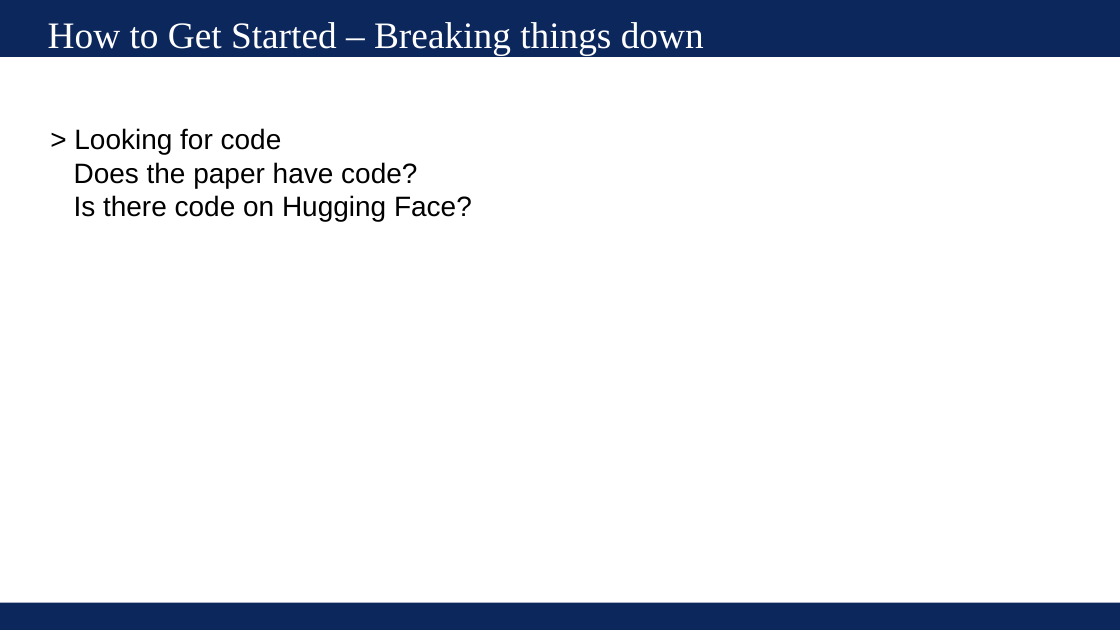
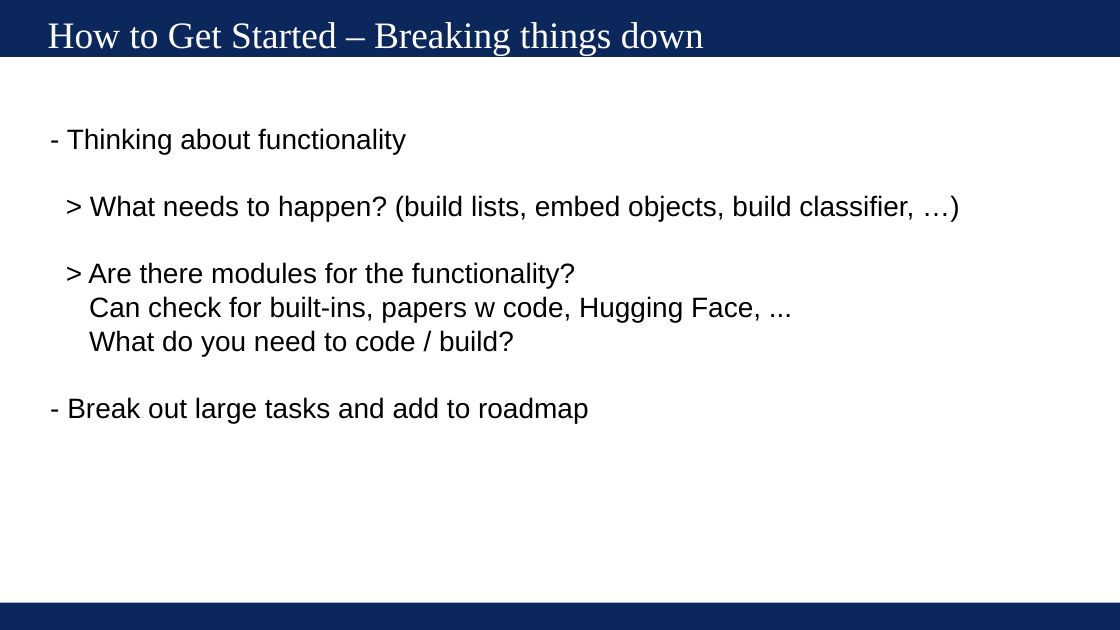
Before and after one commit to UVADS/ds6011, a slide deck: slide 4 of 08_getting_started_and_troubleshooting.pptx (slide 6 before the commit). Drawn at 1120x630 pixels with LibreOffice and Linux fonts; fonts in the diff are those of the drawing. Boxes give left, top, right and bottom in pixels: in the first picture for what was removed or moved away, otherwise in the second. Text is boxed around its words. In the diff, an @@ line names an element or a change of style, - is before the commit and + after.

```diff
--- a/08_getting_started_and_troubleshooting.pptx
+++ b/08_getting_started_and_troubleshooting.pptx
@@ text at (x1=67, y1=128, x2=914, y2=423): text changed @@
-> Looking for code
-Does the paper have code?
-Is there code on Hugging Face?
+- Thinking about functionality
+> What needs to happen? (build lists, embed objects, build classifier, …)
+> Are there modules for the functionality?
+Can check for built-ins, papers w code, Hugging Face, ...
+What do you need to code / build?
+- Break out large tasks and add to roadmap
```
Also in this commit, not shown: 3 other slides changed, 5 slides added, 1 slide removed, 2 other files.
